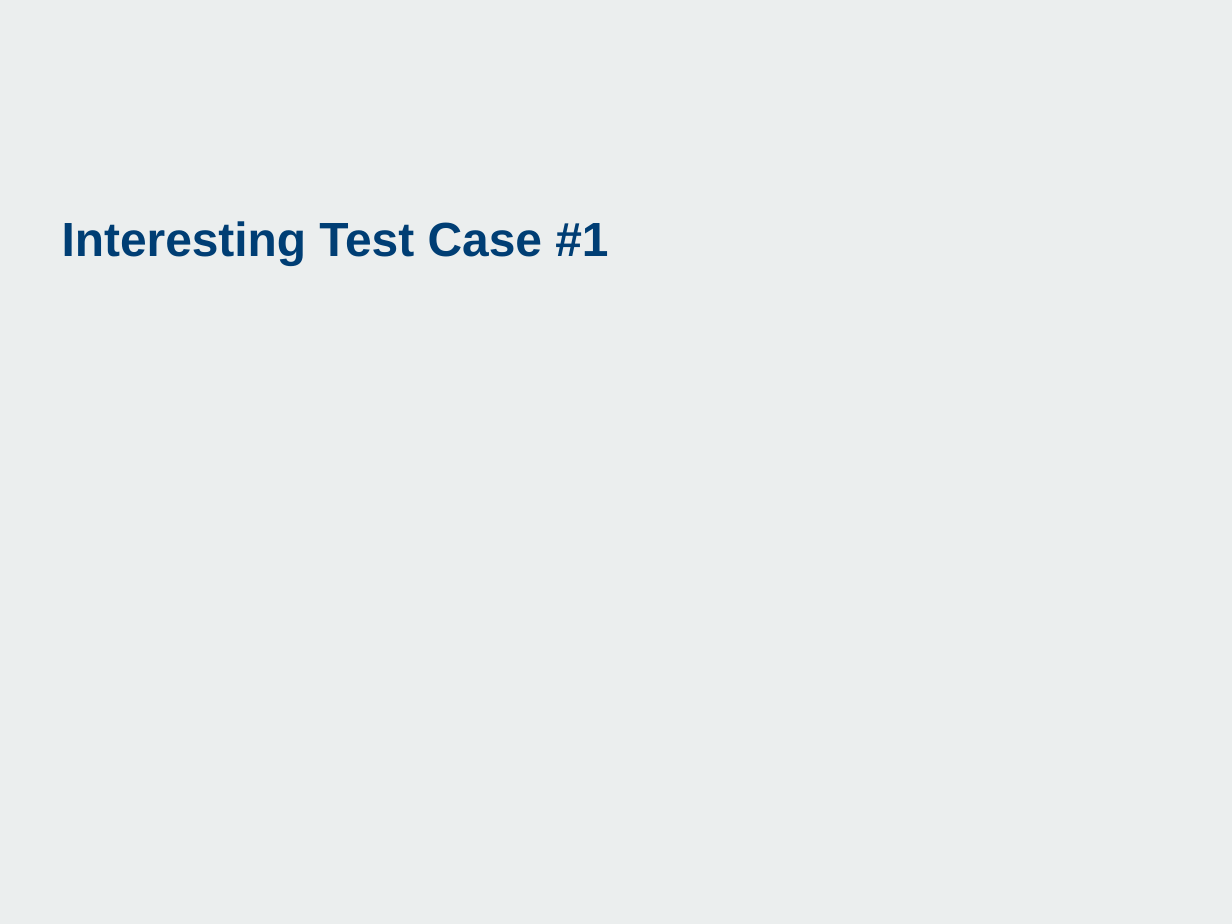
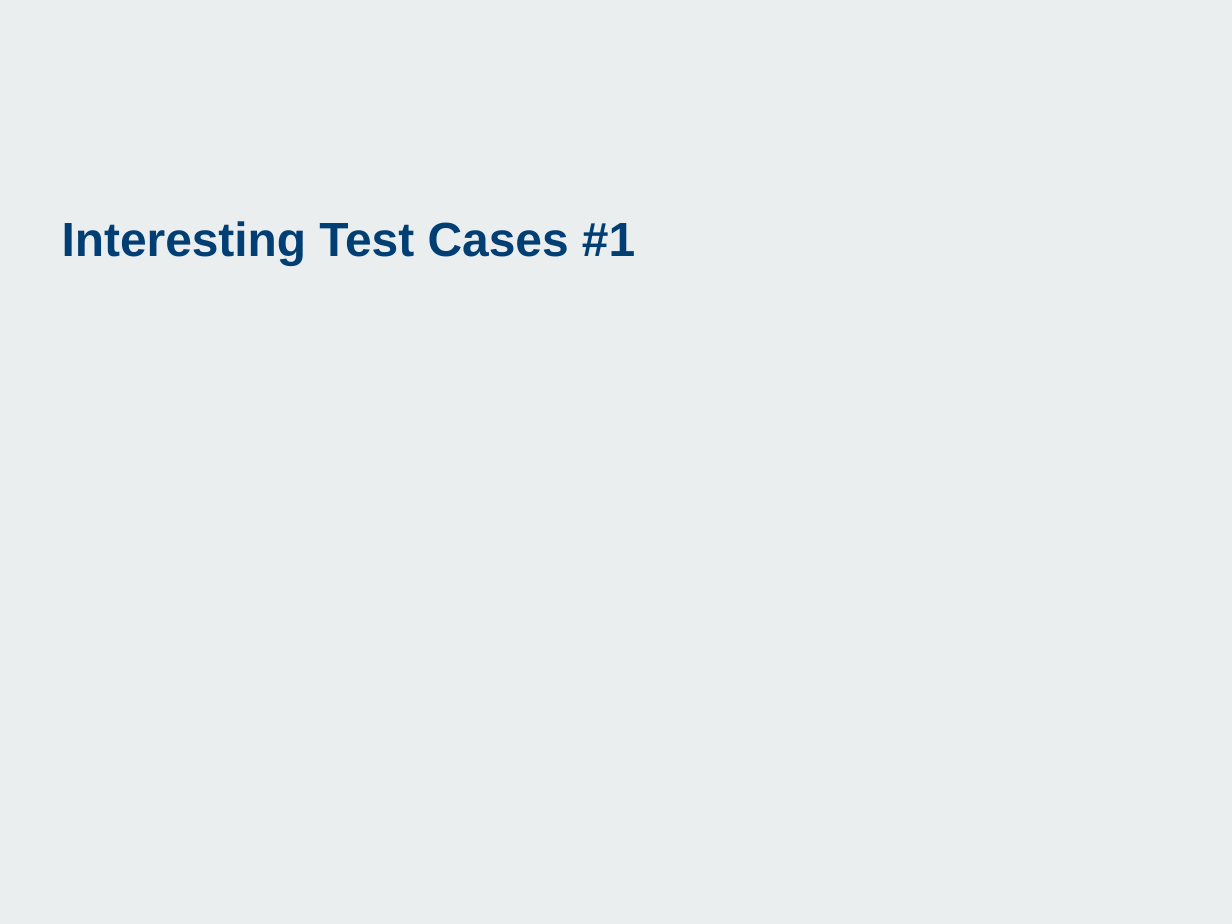
Before and after one commit to SiddhantSingh15/ImpCoin, a slide deck: slide 9 of doc/Group 02.pptx (slide 4 before the commit). Drawn at 1232x924 pixels with LibreOffice and Linux fonts; fonts in the diff are those of the drawing; background and template pictures are left out. Boxes give left, top, right and bottom in pixels: in the first picture for what was removed or moved away, otherwise in the second. Text is boxed around its words. In the diff, an @@ line names an element or a change of style, - is before the commit and + after.

```diff
--- a/doc/Group 02.pptx
+++ b/doc/Group 02.pptx
@@ title at <box>62,221,635,266</box>: text changed @@
-Interesting Test Case #1
+Interesting Test Cases #1
```
Also in this commit, not shown: 1 other slide changed, 6 slides added, 1 slide removed, 1 other file.
